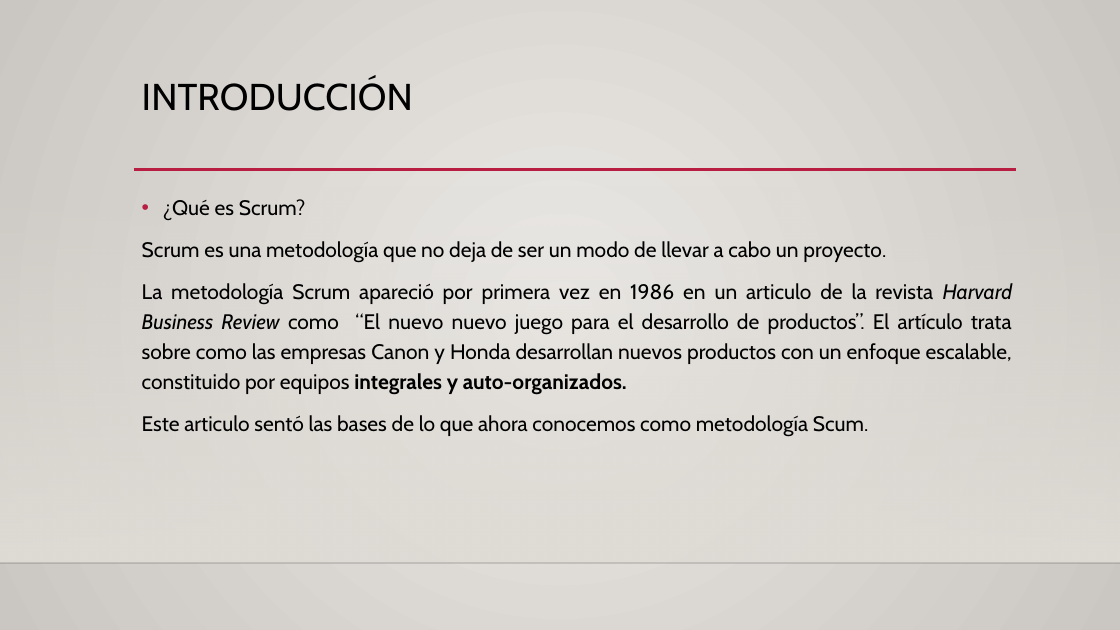
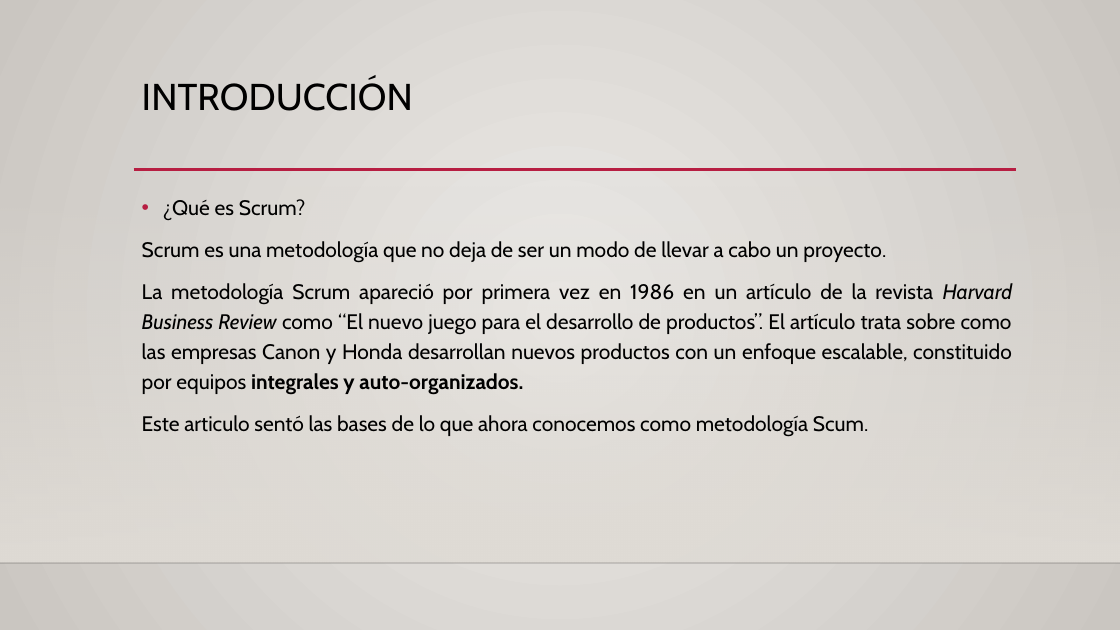
Before and after one commit to Kerjox/EDD_1h, a slide deck: slide 4 of Bloque_01-Rubrica_01/Metodología scrum.pptx. Drawn at 1120x630 pixels with LibreOffice and Linux fonts; fonts in the diff are those of the drawing; background and template pictures are left out. Boxes give left, top, right and bottom in pixels: in the first picture for what was removed or moved away, otherwise in the second. Text is boxed around its words. In the diff, an @@ line names an element or a change of style, - is before the commit and + after.

```diff
--- a/Bloque_01-Rubrica_01/Metodología scrum.pptx
+++ b/Bloque_01-Rubrica_01/Metodología scrum.pptx
@@ text at bbox=[142, 283, 1013, 395]: text changed @@
-La metodología Scrum apareció por primera vez en 1986 en un articulo de la revista Harvard Business Review como “El nuevo nuevo juego para el desarrollo de productos”. El artículo trata sobre como las empresas Canon y Honda desarrollan nuevos productos con un enfoque escalable, constituido por equipos integrales y auto-organizados.
+La metodología Scrum apareció por primera vez en 1986 en un artículo de la revista Harvard Business Review como “El nuevo juego para el desarrollo de productos”. El artículo trata sobre como las empresas Canon y Honda desarrollan nuevos productos con un enfoque escalable, constituido por equipos integrales y auto-organizados.
```
Also in this commit, not shown: 1 other file.
